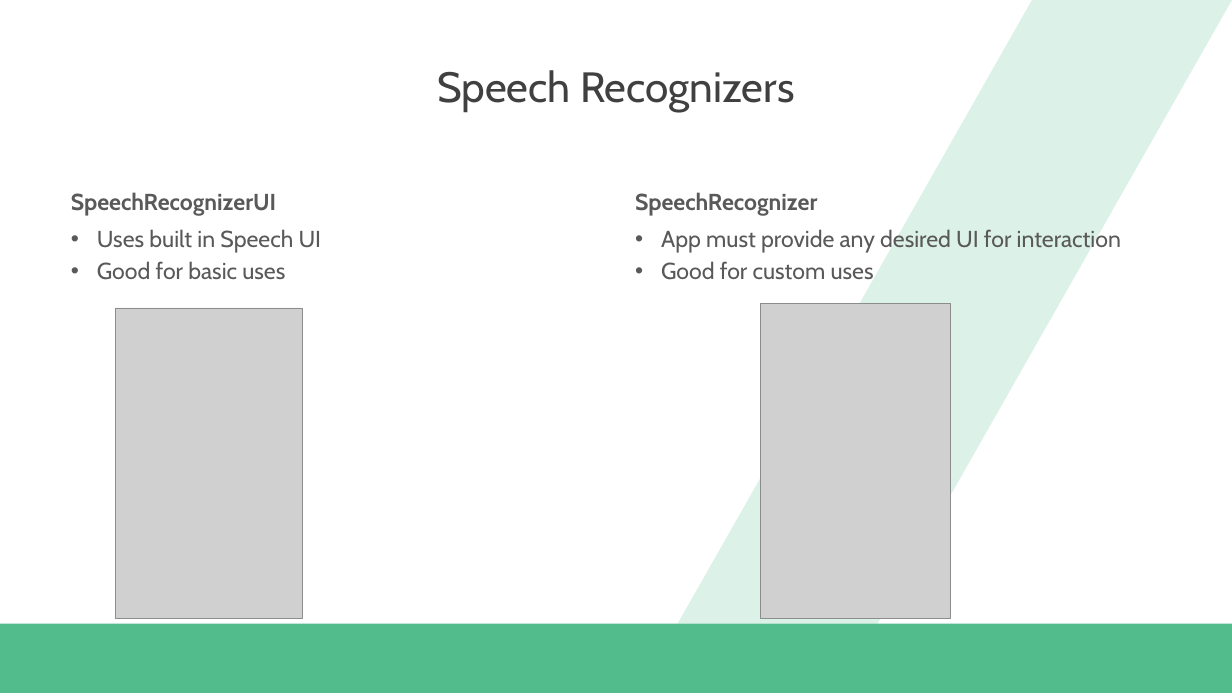
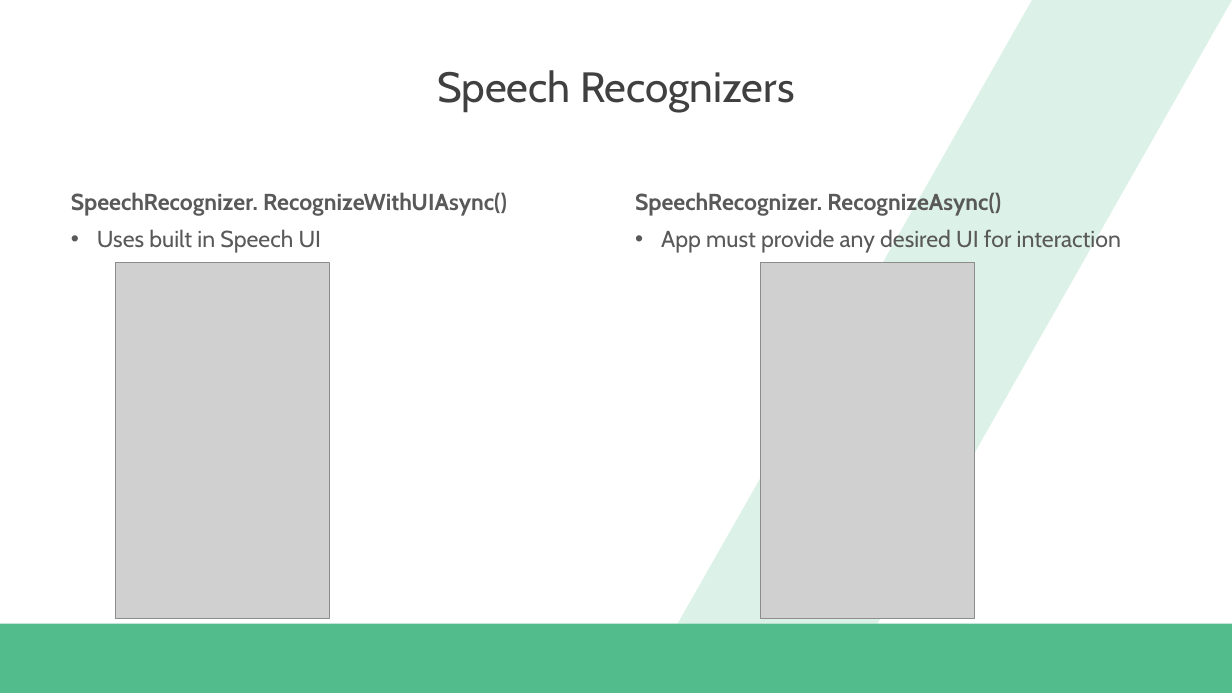
Before and after one commit to dannydwarren/Cortana-Location-UWP, a slide deck: slide 6 of Hey Cortana, Where Am I.pptx. Drawn at 1232x693 pixels with LibreOffice and Linux fonts; fonts in the diff are those of the drawing; grey boxes stand for pictures; background and template pictures are left out. Boxes give left, top, right and bottom in pixels: in the first picture for what was removed or moved away, otherwise in the second. Text is boxed around its words. In the diff, an @@ line names an element or a change of style, - is before the commit and + after.

```diff
--- a/Hey Cortana, Where Am I.pptx
+++ b/Hey Cortana, Where Am I.pptx
@@ text at bbox=[71, 192, 507, 216]: text changed @@
-SpeechRecognizerUI
+SpeechRecognizer. RecognizeWithUIAsync()
@@ text at bbox=[635, 192, 1001, 216]: text changed @@
-SpeechRecognizer
+SpeechRecognizer. RecognizeAsync()
@@ text at bbox=[97, 261, 285, 280]: paragraph removed @@
-• Good for basic uses
@@ picture: place and size @@
-picture at bbox=[116, 308, 302, 619]
+picture at bbox=[116, 262, 330, 619]
@@ text at bbox=[661, 261, 874, 280]: paragraph removed @@
-• Good for custom uses
@@ picture: place and size @@
-picture at bbox=[761, 303, 950, 619]
+picture at bbox=[761, 262, 975, 619]
```
Also in this commit, not shown: 2 other slides changed, 2 slides added, 2 other files.
